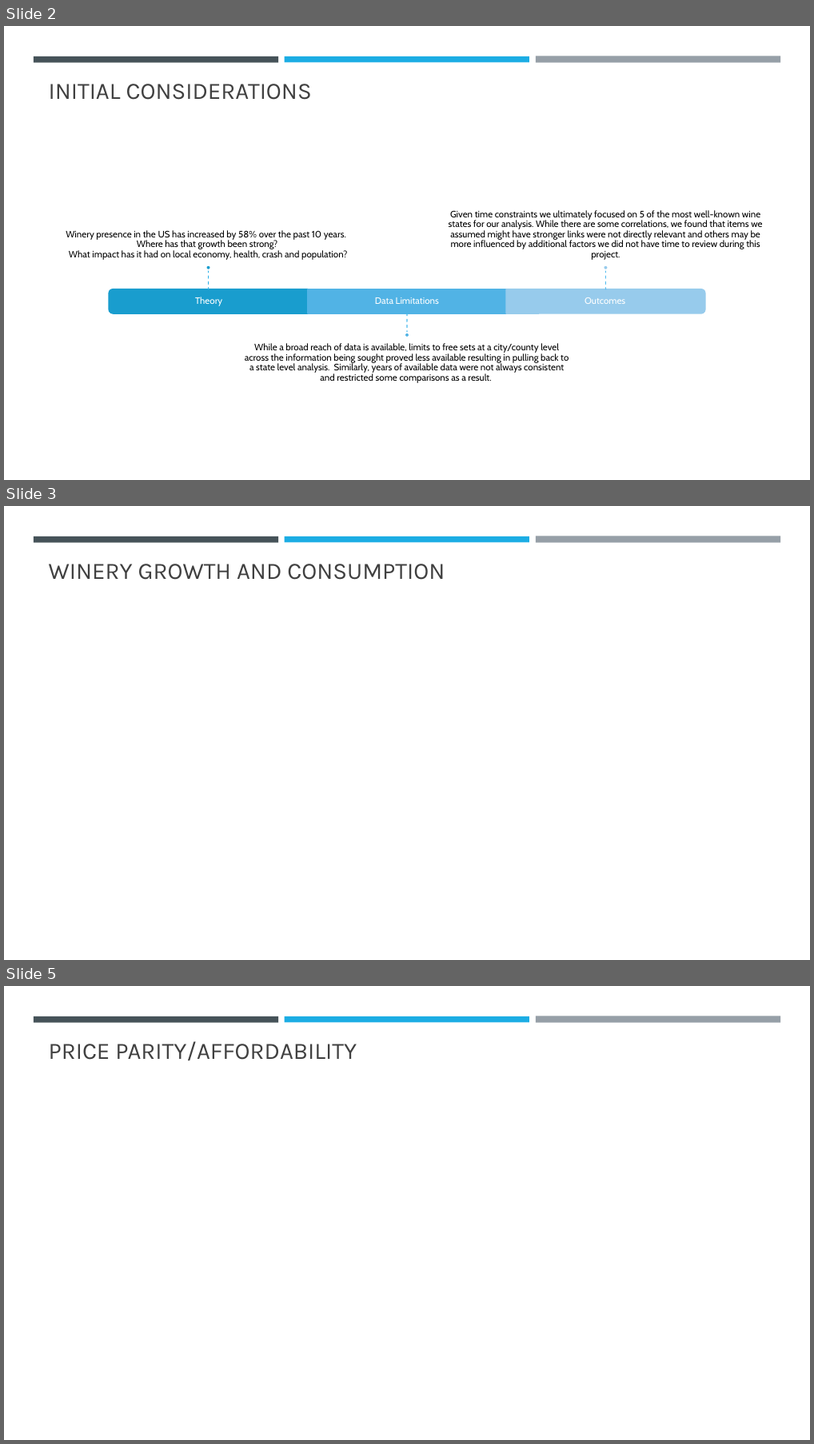
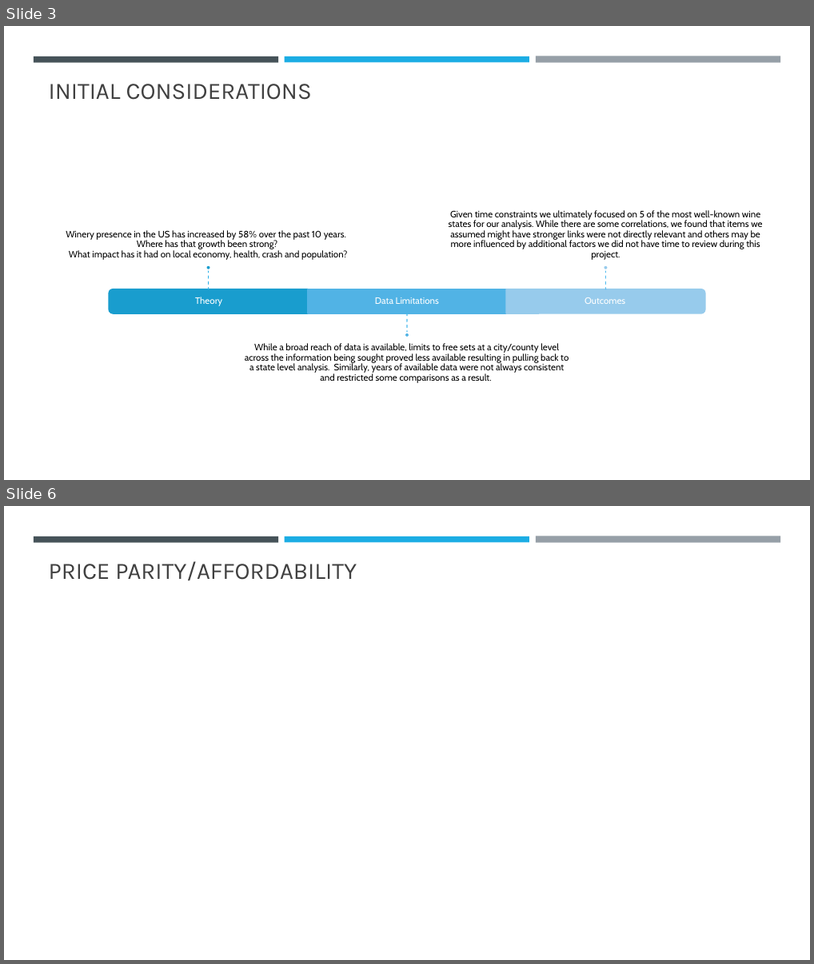
Before and after one commit to epayne323/ProjectOneRepo, a slide deck: Presentation/ProjectOne Presentation.pptx. Shown one above the other, each under a label of ours: slides 2, 3 and 5 before the commit, slides 3 and 6 after it; the slides between them are not shown. The pictures are 814x1444 and 814x964 pixels, drawn with LibreOffice and Linux fonts; fonts in the diff are those of the drawing. Boxes give left, top, right and bottom in pixels: in the first picture for what was removed or moved away, otherwise in the second. Text is boxed around its words. In the diff, an @@ line names an element or a change of style, - is before the commit and + after.

```diff
--- a/Presentation/ProjectOne Presentation.pptx
+++ b/Presentation/ProjectOne Presentation.pptx
@@ slide 3 removed at [4,506,810,960], background #FFFFFF; not listed: 3 template elements that a slide beside it also shows @@
@@ title removed at [49,564,445,580] @@
-WINERY GROWTH AND CONSUMPTION
@@ what was slide 2 is now slide 3 @@
@@ what was slide 5 is now slide 6 @@
```
Also in this commit, not shown: 1 slide changed, 5 slides added, 3 other slides removed, 8 other files.
